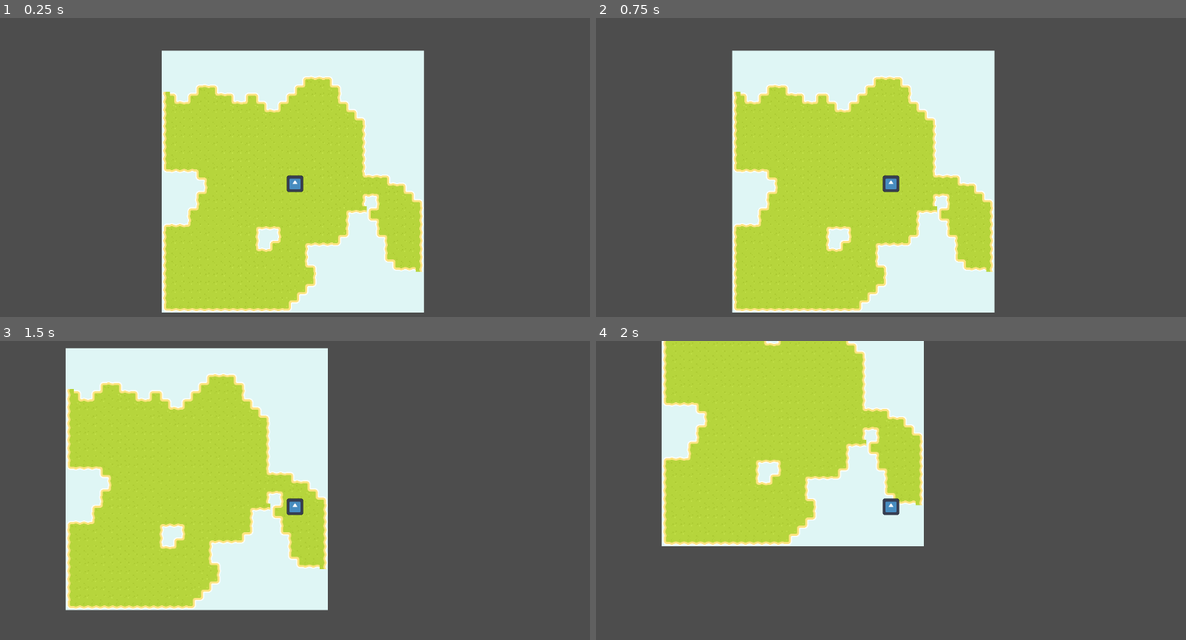
Above: before the commit, frames 1-4 (two rows, left to right).
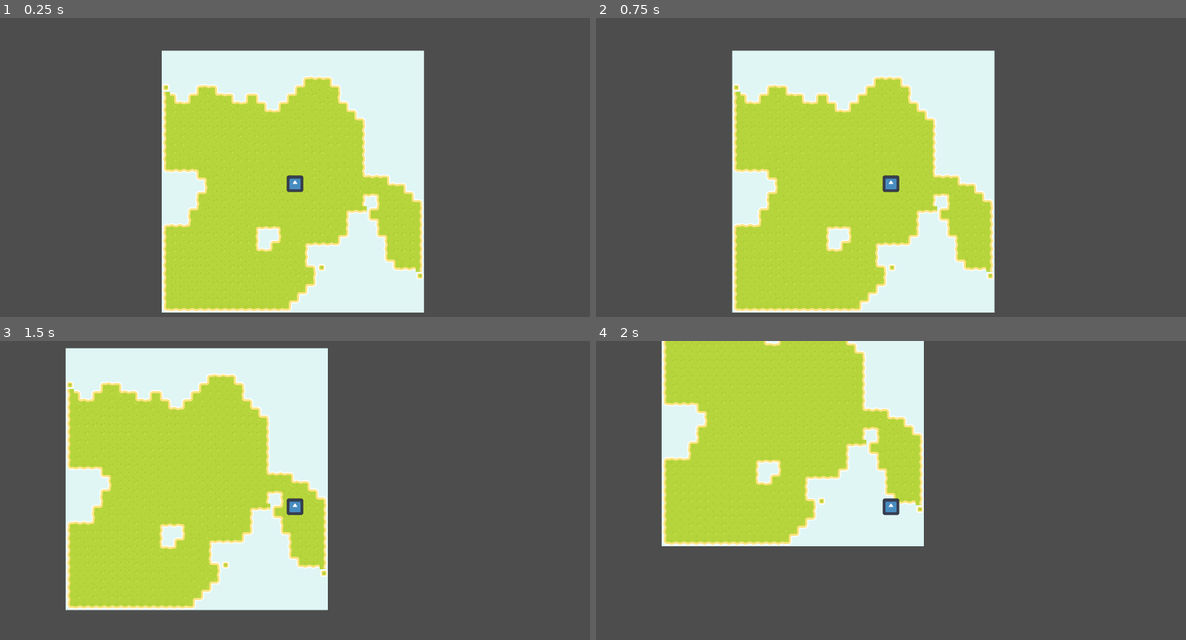
Above: after the commit, the same moments.

Repository: Sammy-T/Aero-Fight
Game: Godot game, scene res://scenes/level.tscn
Two runs of this game, one before a commit and one after it. Both use one fixed random seed, a clock stepped at 60 frames per second and the inputs below. The engine's default icon, where the game draws it, is replaced by a stand-in: a white triangle on a blue panel in a dark square.
Inputs:
- Up to frame 1 (0.25 s): no input
- Up to frame 2 (0.75 s): tap Enter at 0.5 s; hold Right (ui_right) from 0.53 s (still down)
- Up to frame 3 (1.5 s): release Right (ui_right) at 1.28 s; hold Down (ui_down) from 1.28 s (still down)
- Up to frame 4 (2 s): keep holding Down (ui_down)

The runs differ from the first frame. In frame 1, less than 0.1% of the frame differs, in the area x 27-72%, y 22-88%; in frame 2, less than 0.1%, in the area x 23-68%, y 22-88%; in frame 3, less than 0.1%; in frame 4, less than 0.1%.

Commit message:
Use threading for map load

Diff:
--- a/scripts/level.gd
+++ b/scripts/level.gd
@@ -10,6 +10,9 @@
 
 var player: Node2D
 var map_section: Vector2i = Vector2i.ZERO
+var map_offset: Vector2i = Vector2i.ZERO
+var thread: Thread
+var semaphore: Semaphore
 
 @onready var tile_map: TileMap = %TileMap
 
@@ -22,7 +25,12 @@
 	player = get_tree().get_first_node_in_group("player")
 	player.position = map_end_pos * 0.5
 
-	_load_map()
+	semaphore = Semaphore.new()
+	thread = Thread.new()
+	var err: Error = thread.start(_process_load_map, Thread.PRIORITY_NORMAL)
+	print(err)
+
+	_threaded_load_map()
 
 
 # Called every frame. 'delta' is the elapsed time since the previous frame.
@@ -57,40 +65,48 @@
 	# If the source of the checked tile doesn't exist load the next section
 	if next_load_source == -1:
 		print("load next")
-		_load_map(next_section)
+		_threaded_load_map(next_section)
 
 
-func _load_map(offset: Vector2i = Vector2i.ZERO) -> void:
-	var grass_cells: PackedVector2Array = []
-	var dirt_cells: PackedVector2Array = []
-
-	var half_section: int = int(MAP_SECTION_SIZE / 2.0)
-
-	# Use the noise to determine the terrain tiles
-	for x in half_section:
-		for y in half_section:
-			var x_pos: int = x + offset.x * MAP_SECTION_SIZE
-			var y_pos: int = y + offset.y * MAP_SECTION_SIZE
-
-			var x2_pos: int = (offset.x + 1) * MAP_SECTION_SIZE - x - 1
-			var y2_pos: int = (offset.y + 1) * MAP_SECTION_SIZE - y - 1
-
-			_append_or_set_cell(x_pos, y_pos, grass_cells, dirt_cells)
-			_append_or_set_cell(x2_pos, y_pos, grass_cells, dirt_cells)
-			_append_or_set_cell(x_pos, y2_pos, grass_cells, dirt_cells)
-			_append_or_set_cell(x2_pos, y2_pos, grass_cells, dirt_cells)
-
-	# Set and connect the terrain tiles
-	tile_map.set_cells_terrain_connect(0, grass_cells, 0, 0)
-	tile_map.set_cells_terrain_connect(0, dirt_cells, 0, 2)
-
-	# The terrain tiles I'm using don't work well with single tiles
-	# so remove any islands
-	_remove_island_cells(grass_cells, TILE_COORD_ISLAND)
-	_remove_island_cells(dirt_cells, TILE_COORD_ISLAND2)
+func _threaded_load_map(offset: Vector2i = Vector2i.ZERO) -> void:
+	map_offset = offset
+	semaphore.post()
 
 
-func _append_or_set_cell(x_pos: int, y_pos: int,\
+func _process_load_map() -> void:
+	while true:
+		semaphore.wait()
+
+		var grass_cells: PackedVector2Array = []
+		var dirt_cells: PackedVector2Array = []
+
+		var half_section: int = int(MAP_SECTION_SIZE / 2.0)
+
+		# Use the noise to determine the terrain tiles
+		for x in half_section:
+			for y in half_section:
+				var x_pos: int = x + map_offset.x * MAP_SECTION_SIZE
+				var y_pos: int = y + map_offset.y * MAP_SECTION_SIZE
+
+				var x2_pos: int = (map_offset.x + 1) * MAP_SECTION_SIZE - x - 1
+				var y2_pos: int = (map_offset.y + 1) * MAP_SECTION_SIZE - y - 1
+
+				_proc_append_or_set_cell(x_pos, y_pos, grass_cells, dirt_cells)
+				_proc_append_or_set_cell(x2_pos, y_pos, grass_cells, dirt_cells)
+				_proc_append_or_set_cell(x_pos, y2_pos, grass_cells, dirt_cells)
+				_proc_append_or_set_cell(x2_pos, y2_pos, grass_cells, dirt_cells)
+
+		# Set and connect the terrain tiles
+		tile_map.call_deferred("set_cells_terrain_connect", 0, grass_cells, 0, 0)
+		tile_map.call_deferred("set_cells_terrain_connect", 0, dirt_cells, 0, 2)
+
+		# The terrain tiles I'm using don't work well with single tiles
+		# so remove any islands
+		_proc_remove_island_cells(grass_cells, TILE_COORD_ISLAND)
+		_proc_remove_island_cells(dirt_cells, TILE_COORD_ISLAND2)
+
+
+func _proc_append_or_set_cell(x_pos: int, y_pos: int,\
 			grass_cells: PackedVector2Array, dirt_cells: PackedVector2Array) -> void:
 	var cell_coord: Vector2i = Vector2i(x_pos, y_pos)
 	var noise_strength: float = map_noise.get_noise_2d(x_pos, y_pos)
@@ -100,12 +116,12 @@
 	elif noise_strength <= -0.5:
 		dirt_cells.append(cell_coord)
 	else:
-		tile_map.set_cell(0, cell_coord, 0, TILE_COORD_WATER)
+		tile_map.call_deferred("set_cell", 0, cell_coord, 0, TILE_COORD_WATER)
 
 
-func _remove_island_cells(cells: Array[Vector2i], island_tile: Vector2i) -> void:
+func _proc_remove_island_cells(cells: Array[Vector2i], island_tile: Vector2i) -> void:
 	for cell in cells:
 		var tile_coord: Vector2i = tile_map.get_cell_atlas_coords(0, cell)
 
 		if tile_coord == island_tile:
-			tile_map.set_cell(0, cell, 0, TILE_COORD_WATER)
+			tile_map.call_deferred("set_cell", 0, cell, 0, TILE_COORD_WATER)
